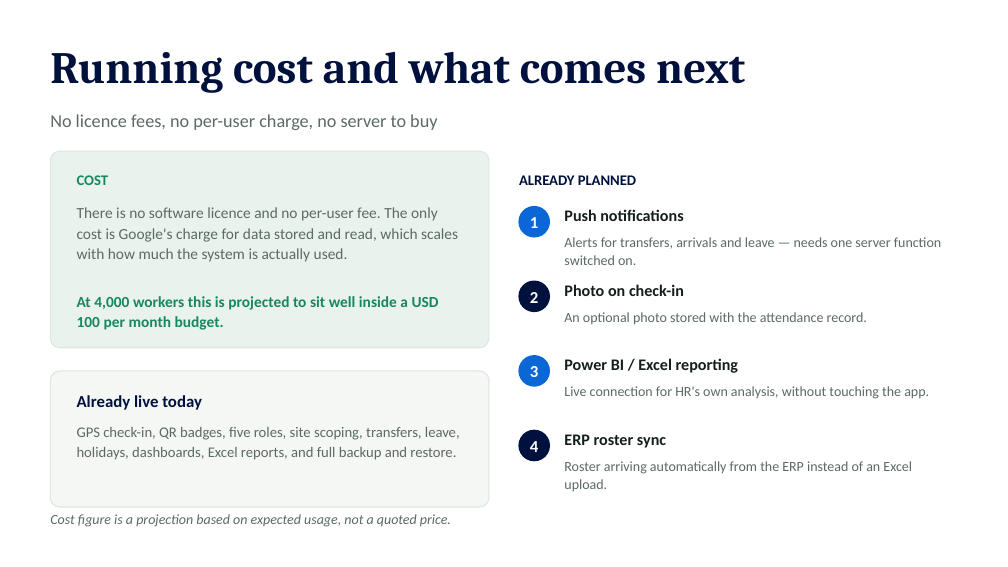
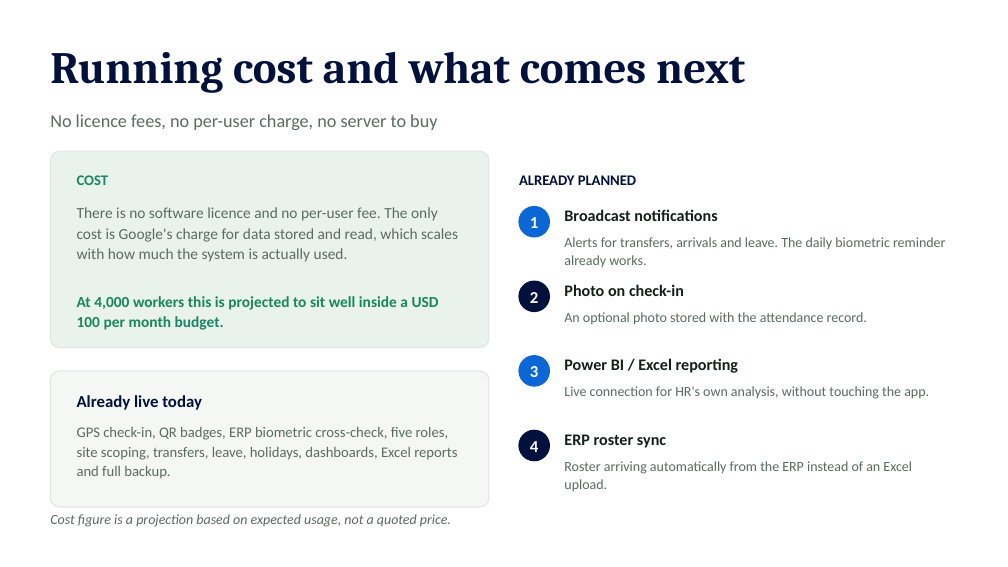
Before and after one commit to ui-sameerkhan/mini-agent-sameer, a slide deck: slide 15 of docs/SitePulse_HR_Presentation.pptx (slide 14 before the commit). Drawn at 1008x567 pixels with LibreOffice and Linux fonts; fonts in the diff are those of the drawing. Boxes give left, top, right and bottom in pixels: in the first picture for what was removed or moved away, otherwise in the second. Text is boxed around its words. In the diff, an @@ line names an element or a change of style, - is before the commit and + after.

```diff
--- a/docs/SitePulse_HR_Presentation.pptx
+++ b/docs/SitePulse_HR_Presentation.pptx
@@ text at bbox=[564, 209, 717, 221]: text changed @@
-Push notifications
+Broadcast notifications
@@ text at bbox=[564, 237, 945, 267]: text changed @@
-Alerts for transfers, arrivals and leave — needs one server function switched on.
+Alerts for transfers, arrivals and leave. The daily biometric reminder already works.
@@ text at bbox=[77, 427, 457, 479]: text changed @@
-GPS check-in, QR badges, five roles, site scoping, transfers, leave, holidays, dashboards, Excel reports, and full backup and restore.
+GPS check-in, QR badges, ERP biometric cross-check, five roles, site scoping, transfers, leave, holidays, dashboards, Excel reports and full backup.
```
Also in this commit, not shown: 4 other slides changed, 1 slide added, 3 other files.
